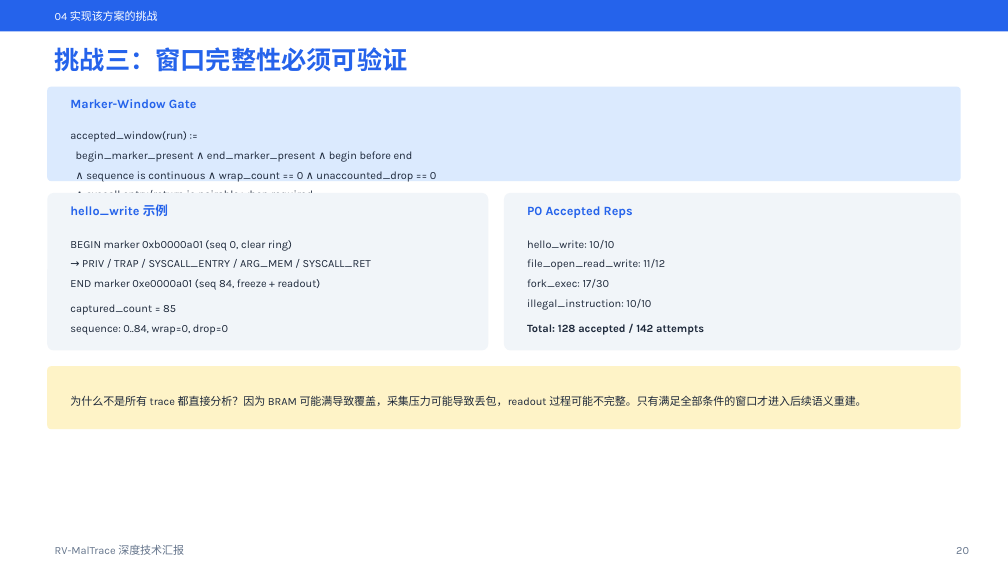
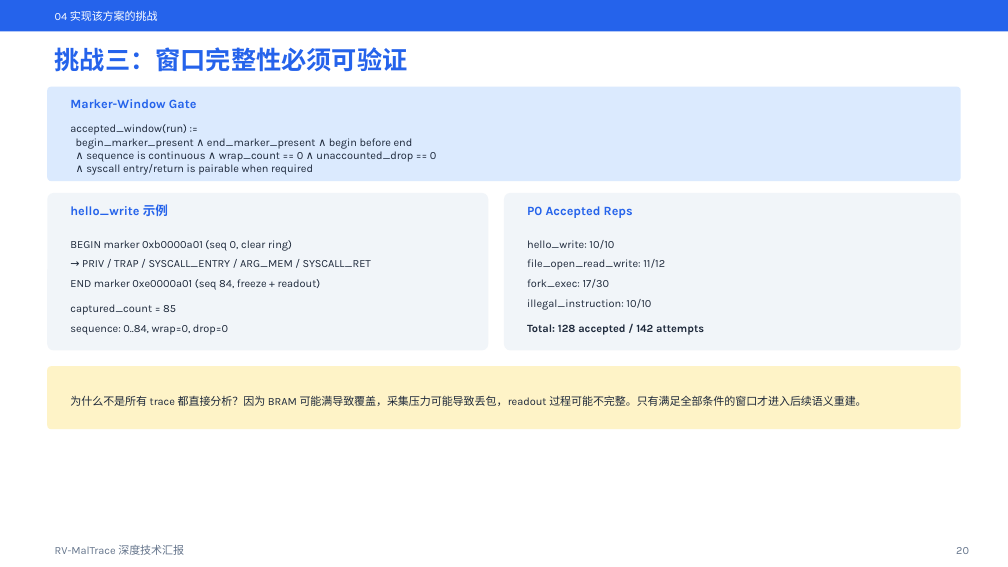
Before and after one commit to NayCheno/rv-maltrace, a slide deck: slide 19 of docs/12-presentations/slide/rv-maltrace.pptx. Drawn at 1008x567 pixels with LibreOffice and Linux fonts; fonts in the diff are those of the drawing. Boxes give left, top, right and bottom in pixels: in the first picture for what was removed or moved away, otherwise in the second. Text is boxed around its words. In the diff, an @@ line names an element or a change of style, - is before the commit and + after.

```diff
--- a/docs/12-presentations/slide/rv-maltrace.pptx
+++ b/docs/12-presentations/slide/rv-maltrace.pptx
@@ text "accepted_window(run) :=" at (70,124,437,175): line spacing 1.5 to 1 @@
```
Also in this commit, not shown: 6 other slides changed.
